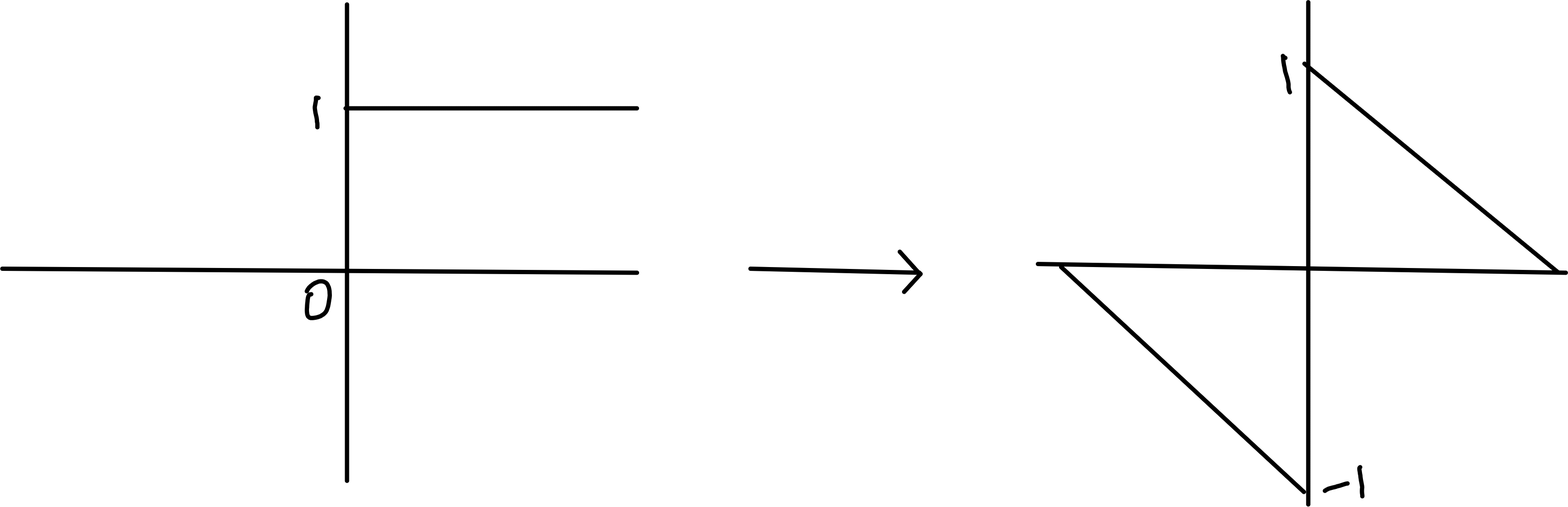
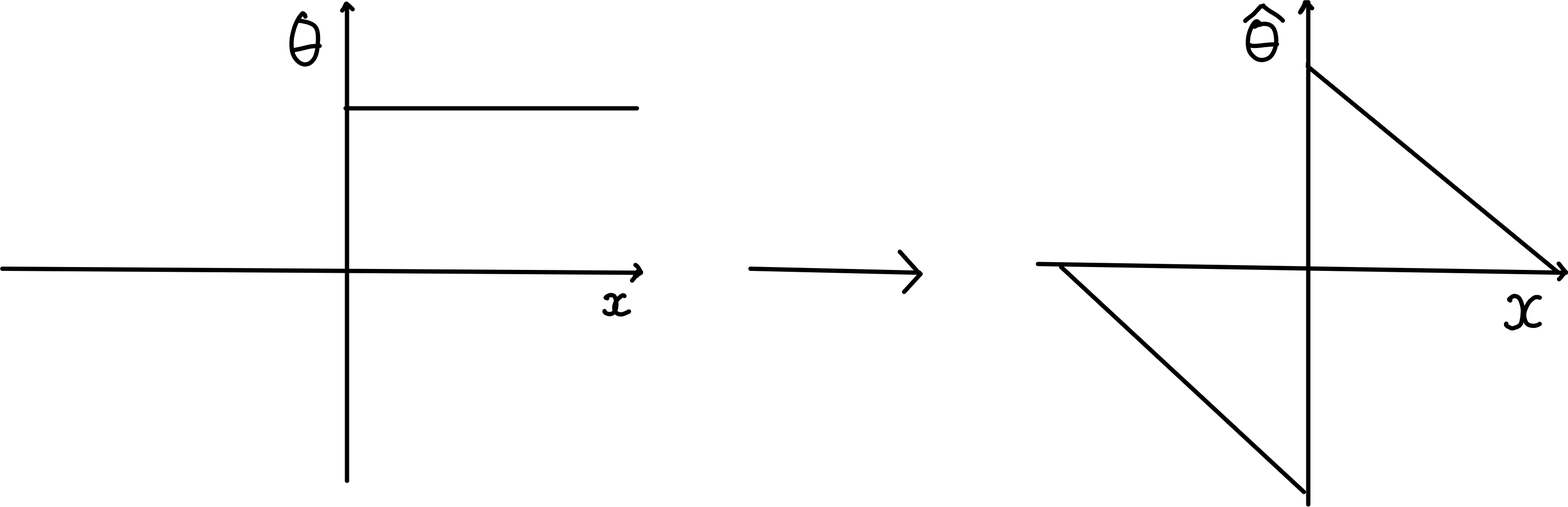
The second w=1568, h=507 image is a revision of the first. Changes to its layers:
painted on "Paint Layer 1" over [289, 0, 1568, 498]
